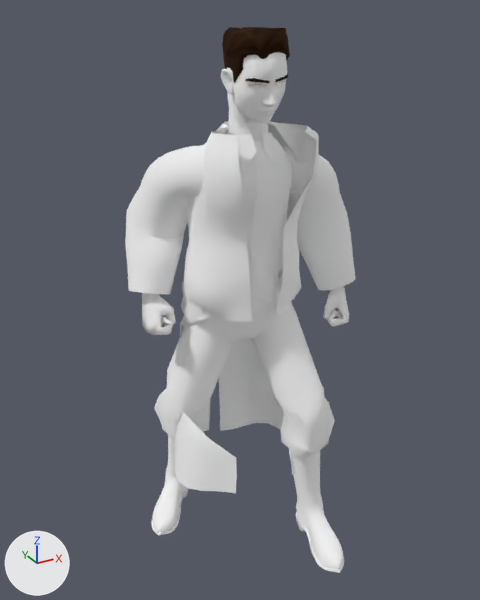
What one commit did to the glTF model public/experiments/out-west/3d/native-v2/equipment/outfit.midnight-coat.pair.glb.
Both versions are drawn from a camera (50 mm lens) standing at (-0.942, -1.635, 1.759) and looking at (0.002, 0.082, 0.901). The lights are fixed; the arrows at lower left show +X, +Y and +Z. The picture after the commit comes second. Where no turn or scale is listed for an object, it has been applied to the vertices. Vertices at exactly the same position are counted once.

The scene before the commit, as lines of its bpy script (objects in view):
```python
me_skin_part_0 = bpy.data.meshes.new('skin.part.0')
me_skin_part_0.from_pydata(...)  # 2476 vertices, 4552 faces; spans x -0.301..0.253, y -0.301..0.387, z -0.017..0.388
me_skin_part_0.materials.append(mat_boots)
me_skin_part_1 = bpy.data.meshes.new('skin.part.1')
me_skin_part_1.from_pydata(...)  # 3239 vertices, 6245 faces; spans x -0.307..0.347, y -0.15..0.207, z 0.794..1.71
me_skin_part_1.materials.append(mat_character)
me_skin_part_2 = bpy.data.meshes.new('skin.part.2')
me_skin_part_2.from_pydata(...)  # 2661 vertices, 4643 faces; spans x -0.333..0.374, y -0.182..0.338, z 0.152..1.466
me_skin_part_2.materials.append(mat_dyeable)
ob_native_skin_part_75_0 = bpy.data.objects.new('native.skin-part.75.0', me_skin_part_0)
ob_native_skin_part_75_0.location = (0.0, 0.0, 0.003)
ob_native_skin_part_75_1 = bpy.data.objects.new('native.skin-part.75.1', me_skin_part_1)
ob_native_skin_part_75_1.location = (0.0, 0.0, 0.003)
ob_native_skin_part_75_2 = bpy.data.objects.new('native.skin-part.75.2', me_skin_part_2)
ob_native_skin_part_75_2.location = (0.0, 0.0, 0.003)
```
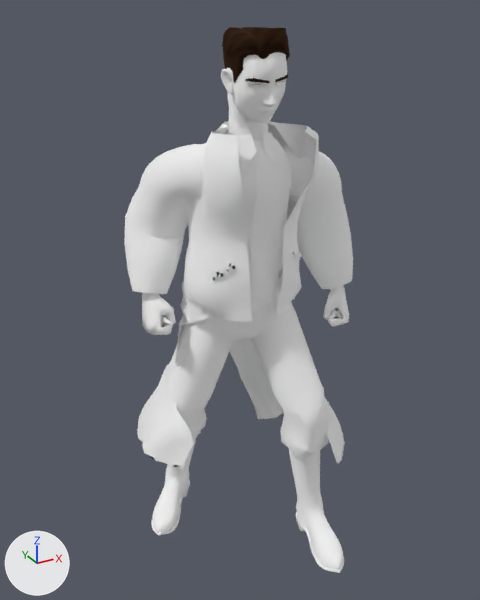
The change, as a diff of the scene's bpy script:
```diff
--- a/public/experiments/out-west/3d/native-v2/equipment/outfit.midnight-coat.pair.glb.py
+++ b/public/experiments/out-west/3d/native-v2/equipment/outfit.midnight-coat.pair.glb.py
@@ me_skin_part_2 @@
 # used by ob_native_skin_part_75_2; location = (0.0, 0.0, 0.003)
-me_skin_part_2.from_pydata(...)  # 2661 vertices, 4643 faces; spans x -0.333..0.374, y -0.182..0.338, z 0.152..1.466
+me_skin_part_2.from_pydata(...)  # 2842 vertices, 4791 faces; spans x -0.337..0.375, y -0.197..0.396, z 0.152..1.466
+# me_skin_part_2 part 1: 816 vertices moved from x -0.333..0.374, y -0.084..0.305, z 0.266..1.418 to x -0.335..0.375, y -0.194..0.396, z 0.331..1.419; 4 vertices removed from x 0.005..0.028, y 0.255..0.276, z 0.27..0.889; 185 vertices added at x -0.337..0.357, y -0.197..0.395, z 0.326..1.102
 me_skin_part_2.materials.append(mat_dyeable)
```

What differs and where, as boxes (x1, y1, x2, y2) in the pictures (480 x 600 px; the box of a moved part takes in the faces that stretch with it):
'native.skin-part.75.2', reshaped (7% shorter): before (125, 121, 356, 494); after (124, 121, 353, 469)
part 1 of me_skin_part_2, moved or reshaped: before (125, 144, 356, 494); after (124, 143, 353, 469)
